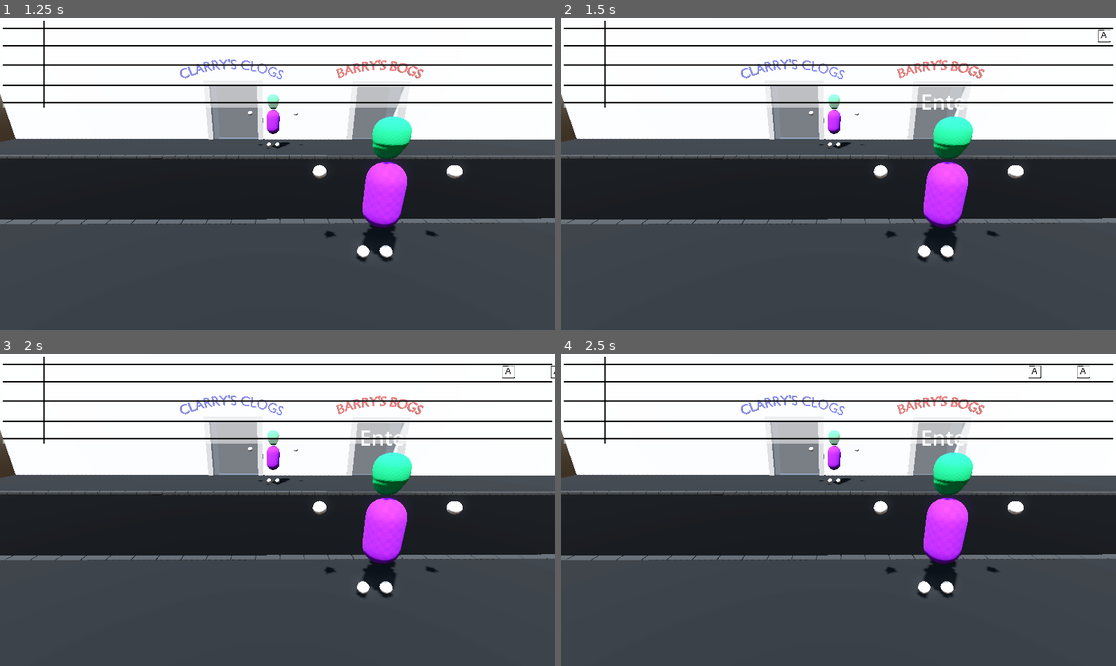
Above: before the commit, frames 1-4 (two rows, left to right).
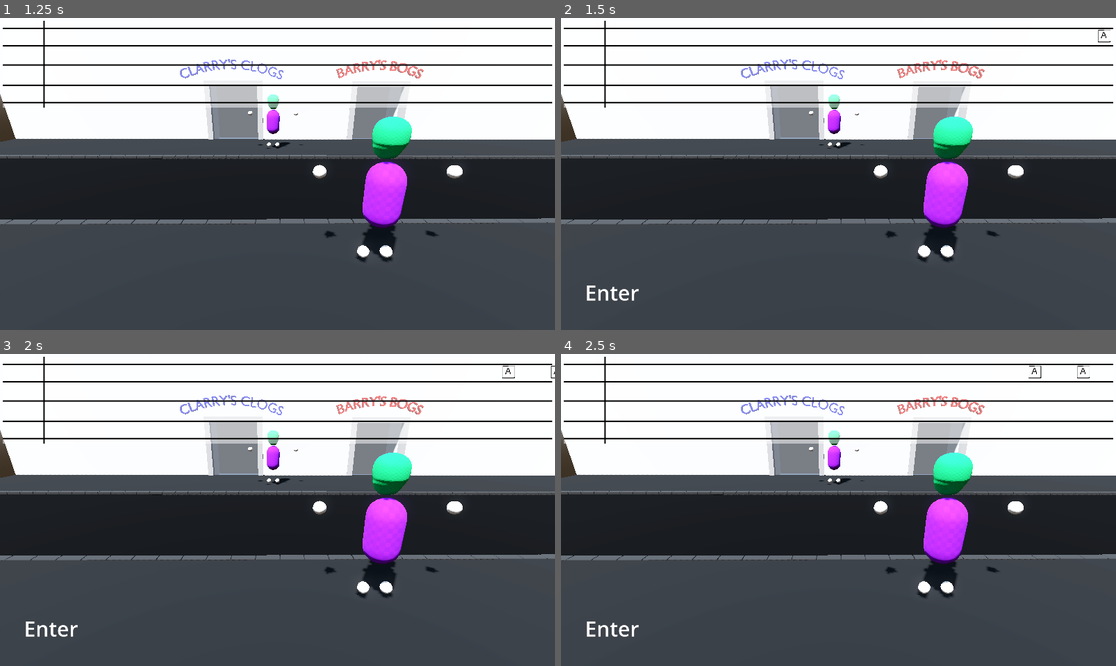
Above: after the commit, the same moments.

Repository: Monkeytonk115/ggj24-walking-sim
Game: Godot game, scene res://main.tscn
The game is run twice, just before and just after one commit, with the same random seed, the same clock (stepped at 60 frames per second) and the same inputs.
Inputs:
- Up to frame 1 (1.25 s): click "Let's do this!" at 0.5 s
- Up to frame 2 (1.5 s): tap Enter at 1.25 s
- Up to frame 3 (2 s): no input
- Up to frame 4 (2.5 s): no input

Frame 1 is identical in both runs. In frame 2, 0.3% of the frame differs, in the area x 4-73%, y 24-91%; in frame 3, 0.3%; in frame 4, 0.3%.

Commit message:
remove debug printing
moved debug overlay to bottom left

Diff:
--- a/interface/debug_visual_prompt.tscn
+++ b/interface/debug_visual_prompt.tscn
@@ -13,8 +13,8 @@
 
 [node name="Label" type="Label" parent="."]
 layout_mode = 0
-offset_left = 1244.0
-offset_top = 240.0
-offset_right = 1284.0
-offset_bottom = 339.0
+offset_left = 83.0
+offset_top = 901.0
+offset_right = 195.0
+offset_bottom = 1000.0
 theme_override_font_sizes/font_size = 72
--- a/main.gd
+++ b/main.gd
@@ -26,7 +26,6 @@
 		# Otherwise pass the key to the debug visual
 		if event.pressed:
 			var text = OS.get_keycode_string(event.keycode)
-			print(text)
 			$DebugVisualPrompt.update_text(text)
 			$NotesSlider.input_key(text)
 
